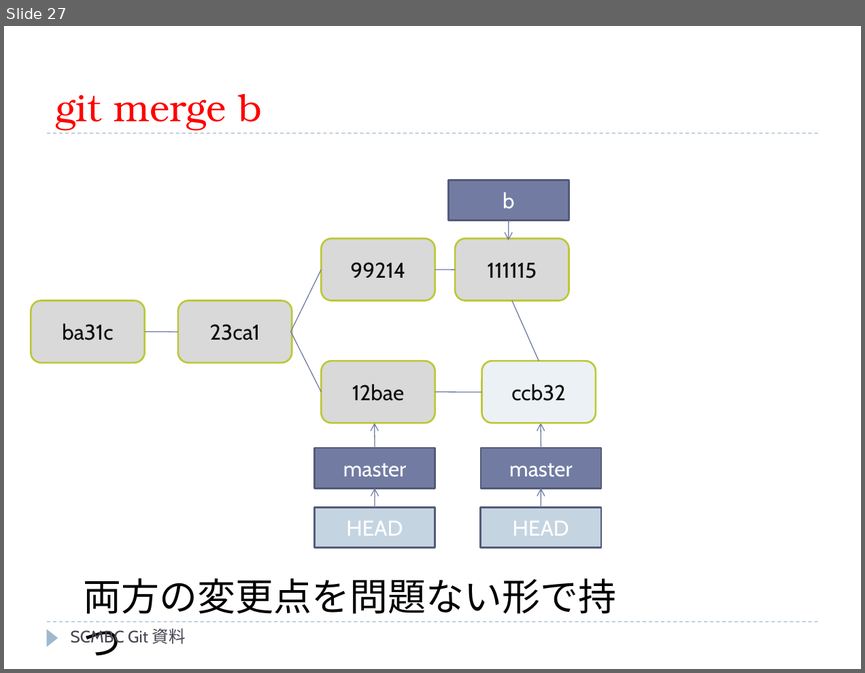
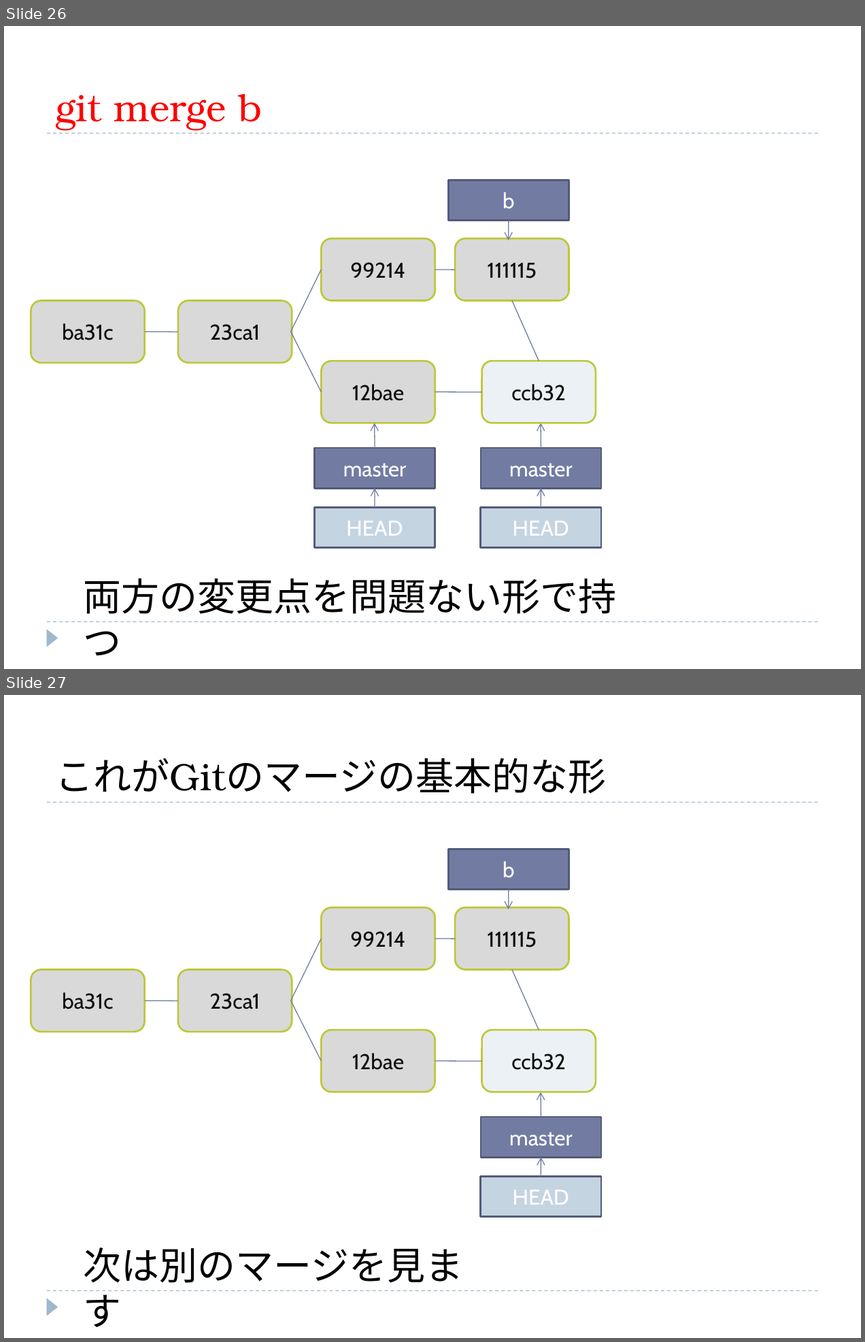
Before and after one commit to kyonmm/SCMBootCamp, a slide deck: git/presen/SCMBC_Git.pptx. Shown one above the other, each under a label of ours: slide 27 before the commit, slides 26 and 27 after it. The pictures are 865x673 and 865x1342 pixels, drawn with LibreOffice and Linux fonts; fonts in the diff are those of the drawing. Boxes give left, top, right and bottom in pixels: in the first picture for what was removed or moved away, otherwise in the second. Text is boxed around its words. In the diff, an @@ line names an element or a change of style, - is before the commit and + after.

Commit message:
Gitの資料を更新

```diff
--- a/git/presen/SCMBC_Git.pptx
+++ b/git/presen/SCMBC_Git.pptx
@@ slide 27 added at bbox=[4, 695, 861, 1338], background #FFFFFF; not listed: 3 template elements that a slide beside it also shows @@
@@ title added at bbox=[55, 758, 606, 794], 32 pt, text #000000 @@
+これがGitのマージの基本的な形
@@ rectangle added at bbox=[449, 849, 570, 889], fill #727CA3, outline #545C79 1.5 pt, 18 pt, text #FFFFFF @@
+b
@@ arrow added from (509, 889) to (509, 909), #727CA3 0.75 pt @@
@@ rounded rectangle added at bbox=[321, 907, 435, 969], fill #D9D9D9, outline #BCC838 1.5 pt, 18 pt, text #0D0D0D @@
+99214
@@ rounded rectangle added at bbox=[455, 907, 568, 969], fill #D9D9D9, outline #BCC838 1.5 pt, 18 pt, text #0D0D0D @@
+111115
@@ line added from (291, 1001) to (321, 938), #727CA3 0.75 pt @@
@@ line added from (435, 938) to (455, 938), #727CA3 0.75 pt @@
@@ rounded rectangle added at bbox=[31, 969, 145, 1031], fill #D9D9D9, outline #BCC838 1.5 pt, 18 pt, text #0D0D0D @@
+ba31c
@@ rounded rectangle added at bbox=[178, 969, 292, 1031], fill #D9D9D9, outline #BCC838 1.5 pt, 18 pt, text #0D0D0D @@
+23ca1
@@ line added from (512, 969) to (538, 1030), #727CA3 0.75 pt @@
@@ line added from (145, 1001) to (178, 1001), #727CA3 0.75 pt @@
@@ line added from (291, 1001) to (321, 1061), #727CA3 0.75 pt @@
@@ rounded rectangle added at bbox=[321, 1030, 435, 1091], fill #D9D9D9, outline #BCC838 1.5 pt, 18 pt, text #0D0D0D @@
+12bae
@@ rounded rectangle added at bbox=[482, 1030, 596, 1091], fill #ECF1F5, outline #BCC838 1.5 pt, 18 pt, text #0D0D0D @@
+ccb32
@@ line added from (435, 1061) to (482, 1061), #727CA3 0.75 pt @@
@@ arrow added from (541, 1117) to (541, 1091), #727CA3 0.75 pt @@
@@ rectangle added at bbox=[481, 1117, 601, 1157], fill #727CA3, outline #545C79 1.5 pt, 18 pt, text #FFFFFF @@
+master
@@ arrow added from (541, 1176) to (541, 1157), #727CA3 0.75 pt @@
@@ rectangle added at bbox=[481, 1176, 601, 1216], fill #C5D4E1, outline #545C79 1.5 pt, 18 pt, text #FFFFFF @@
+HEAD
@@ text added at bbox=[83, 1247, 463, 1283], 32 pt, text #000000 @@
+次は別のマージを見ます
@@ what was slide 27 is now slide 26 @@
@@ slide 26 changed as well @@
@@ text removed at bbox=[71, 628, 186, 646] @@
-SCMBC Git 資料
```
Also in this commit, not shown: 32 other slides changed, 11 other slides added, 9 slides removed.
